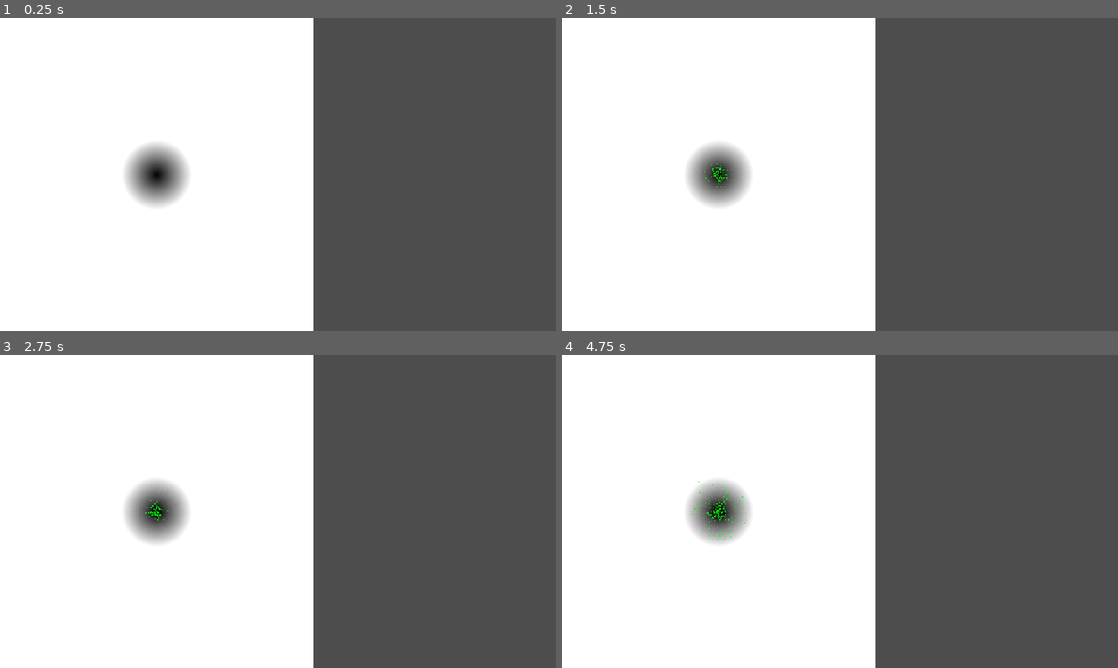
Above: before the commit, frames 1-4 (two rows, left to right).
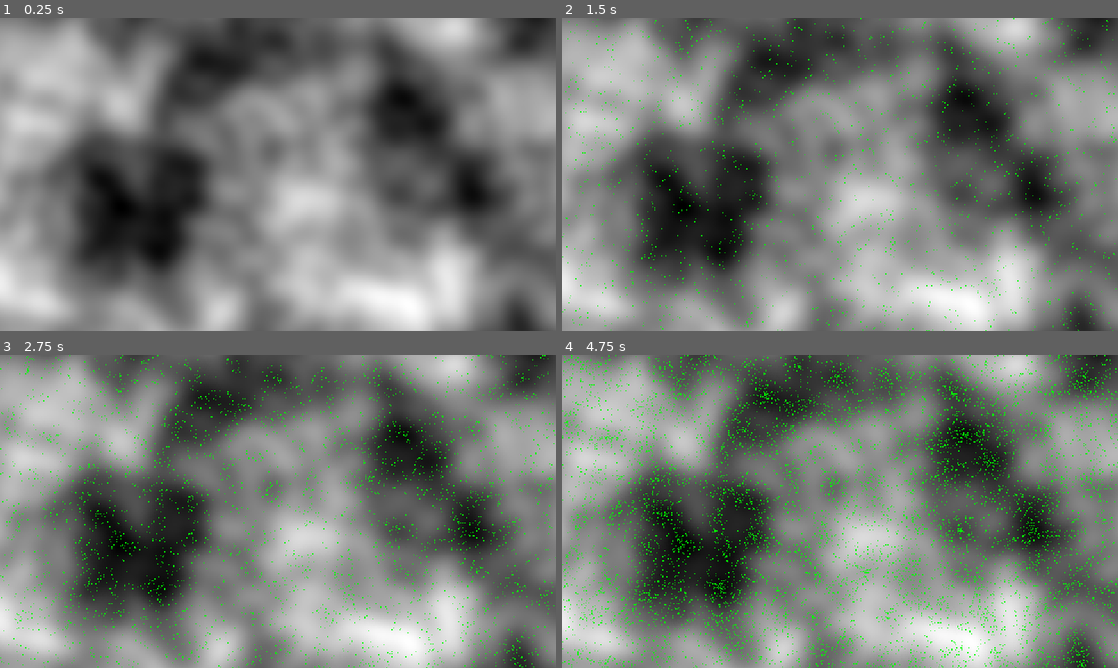
Above: after the commit, the same moments.

Repository: Dams4K/Tipe
Game: Godot game, scene res://move/viewer.tscn
Same seed, same stepped clock (60 frames per second), same inputs: the game is played once before the commit and once after it.
Inputs (mouse positions are in pixels of both pictures, inside the frame that each line leads up to):
- Up to frame 1 (0.25 s): no input
- Up to frame 2 (1.5 s): tap Enter at 0.5 s; move the mouse to (962, 158) at 0.52 s; click (962, 158) at 0.67 s; tap Space at 0.77 s; move the mouse to (728, 190) at 1.27 s; hold S from 1.28 s (still down)
- Up to frame 3 (2.75 s): tap Space at 1.52 s; move the mouse to (333, 442) at 2.02 s; release S at 2.03 s
- Up to frame 4 (4.75 s): move the mouse to (812, 574) at 2.77 s; click (812, 574) at 2.92 s; tap Space at 3.02, 3.77, 4.52 s; move the mouse to (1006, 558) at 3.52 s; hold S from 3.53 s (still down); move the mouse to (673, 464) at 4.27 s

The runs differ from the first frame. In frame 1, 88% of the frame differs, in the area x 0-100%, y 0-100%; in frame 2, 88%; in frame 3, 88%; in frame 4, 89%.

Commit message:
edits stuff not really working

Diff:
--- a/move/canvas.gd
+++ b/move/canvas.gd
@@ -11,7 +11,7 @@
 
 func _ready() -> void:
 	randomize()
-	#await base_texture.changed
+	await base_texture.changed
 
 	var movements_image = Image.create(base_texture.get_width(), base_texture.get_height(), false, Image.FORMAT_RGBA8)
 	var movements_image_texture: ImageTexture = ImageTexture.create_from_image(movements_image)
@@ -50,7 +50,8 @@
 func update():
 	var q = len(droplets)
 	if q != 0:
-		print("Amount of droplets: %s" % q)
+		#print("Amount of droplets: %s" % q)
+		pass
 
 	var droplets_alive: Array[Droplet] = []
 	for droplet: Droplet in droplets:
--- a/move/droplet.gd
+++ b/move/droplet.gd
@@ -9,19 +9,19 @@
 var position: Vector2 = Vector2.ZERO
 
 var direction: Vector2 = Vector2(0, 0)
-var inertia: float = 0.8
+var inertia: float = 0.1
 var velocity: float = 1.0
-var gravity: float = 9.8
+var gravity: float = 0.098
 
-var min_slope: float = 0.1
+var min_slope: float = 0.0
 
 var sediment: float = 0.0
-var capacity: float = 0.4
+var capacity: float = 1.0
 var erosion: float = 0.03
 var deposition: float = 0.03
 
-var water: float = 0.6
-var evaporation: float = 0.05
+var water: float = 1.0
+var evaporation: float = 0.001
 
 var radius: int = 1
 
@@ -91,14 +91,21 @@
 		die()
 		return false
 
-	if out_of_bounds():
-		return false
-
 	iteration += 1
 
 	var old_position = position
 	var old_height = image.get_pixelv(old_position).r
 	move()
+
+	debug(old_position)
+
+	if out_of_bounds():
+		print("OOB")
+		position = old_position
+		die()
+		return false
+
+
 	var new_height = image.get_pixelv(position).r
 	var delta_height = new_height - old_height
 
@@ -107,12 +114,9 @@
 		return false
 
 	var carry_capacity = max(-delta_height, min_slope) * water * capacity * velocity
-	if carry_capacity < 0.001:
-		die()
-		return false
-
 	if delta_height > 0.0 or sediment > carry_capacity:
 		var amount_to_depose: float = min(delta_height, sediment) if delta_height > 0 else (sediment - carry_capacity) * deposition
+		prints("D:", amount_to_depose)
 		depose(amount_to_depose, old_position)
 	else:
 		var amount_to_erode: float = min(-delta_height, (carry_capacity-sediment) * erosion)
@@ -125,7 +129,17 @@
 
 	return true
 
+func debug(old_position):
+	var xy = Vector2i(0, 0)
+	var x1y = Vector2i(1, 0)
+	var xy1 = Vector2i(0, 1)
+	var x1y1 = Vector2i(1, 1)
+	#print()
+	printt(image.get_pixelv(xy).r + image.get_pixelv(x1y).r + image.get_pixelv(xy1).r + image.get_pixelv(x1y1).r + sediment, image.get_pixelv(xy).r, image.get_pixelv(x1y).r, image.get_pixelv(xy1).r, image.get_pixelv(x1y1).r, sediment)
+	#print("----")
+
 func die():
+	prints("Die:", sediment)
 	movements_image.set_pixelv(position, Color(0.0, 0.0, 0.0, 0.0))
 	depose(sediment, position)
 
@@ -142,7 +156,7 @@
 
 		sediment += delta_amount
 
-		var new_color = Color((previous_amount - delta_amount) * Color.WHITE, 1.0)
+		var new_color = Color(previous_amount - delta_amount, previous_amount - delta_amount, previous_amount - delta_amount, 1.0)
 		image.set_pixelv(sub_position, new_color)
 
 	#var previous_amount = image.get_pixelv(old_position).r
@@ -151,26 +165,30 @@
 	#image.set_pixelv(old_position, Color(eroded_amount, eroded_amount, eroded_amount))
 
 func depose(amount: float, old_position: Vector2):
-	var uv: Vector2 = old_position - Vector2(Vector2i(old_position))
+	depose_pixel(old_position, amount)
 
-	var xy = Vector2i(old_position)
-	var x1y = Vector2i(old_position) + Vector2i.RIGHT
-	var xy1 = Vector2i(old_position) + Vector2i.DOWN
-	var x1y1 = Vector2i(old_position) + Vector2i.RIGHT + Vector2i.DOWN
-
-	var xy_amount = amount * (1 - uv.x) * (1 - uv.y)
-	var x1y_amount = amount * uv.x * (1 - uv.y)
-	var xy1_amount = amount * (1 - uv.x) * uv.y
-	var x1y1_amount = amount * uv.x * uv.y
-
-	depose_pixel(xy, xy_amount)
-	depose_pixel(x1y, x1y_amount)
-	depose_pixel(xy1, xy1_amount)
-	depose_pixel(x1y1, x1y1_amount)
+	#var uv: Vector2 = old_position - Vector2(Vector2i(old_position))
+	#
+	#var xy = Vector2i(old_position)
+	#var x1y = Vector2i(old_position) + Vector2i.RIGHT
+	#var xy1 = Vector2i(old_position) + Vector2i.DOWN
+	#var x1y1 = Vector2i(old_position) + Vector2i.RIGHT + Vector2i.DOWN
+	#
+	#print(xy)
+	#
+	#var xy_amount = amount * (1 - uv.x) * (1 - uv.y)
+	#var x1y_amount = amount * uv.x * (1 - uv.y)
+	#var xy1_amount = amount * (1 - uv.x) * uv.y
+	#var x1y1_amount = amount * uv.x * uv.y
+#
+	#depose_pixel(xy, xy_amount)
+	#depose_pixel(x1y, x1y_amount)
+	#depose_pixel(xy1, xy1_amount)
+	#depose_pixel(x1y1, x1y1_amount)
 
 func depose_pixel(pixel_pos: Vector2i, amount: float):
 	var previous_amount = image.get_pixelv(pixel_pos).r
-	var deposed_amount = min(1.0, previous_amount + amount)
+	var deposed_amount = previous_amount + amount
 	sediment -= amount
 	image.set_pixelv(pixel_pos, Color(deposed_amount, deposed_amount, deposed_amount, 1.0))
 
--- a/move/viewer.tscn
+++ b/move/viewer.tscn
@@ -3,17 +3,14 @@
 [ext_resource type="Script" uid="uid://b1wv0d5umfkew" path="res://move/viewer.gd" id="1_pr5dc"]
 [ext_resource type="Script" uid="uid://cyrd3ld6bnjje" path="res://move/canvas.gd" id="2_44i43"]
 
-[sub_resource type="Gradient" id="Gradient_44i43"]
-offsets = PackedFloat32Array(0, 0.279221)
+[sub_resource type="FastNoiseLite" id="FastNoiseLite_44i43"]
+frequency = 0.0025
+fractal_octaves = 3
 
-[sub_resource type="GradientTexture2D" id="GradientTexture2D_47aj1"]
-gradient = SubResource("Gradient_44i43")
-width = 648
+[sub_resource type="NoiseTexture2D" id="NoiseTexture2D_47aj1"]
+width = 1152
 height = 648
-fill = 1
-fill_from = Vector2(0.5, 0.5)
-fill_to = Vector2(0.9, 0.5)
-metadata/_snap_enabled = true
+noise = SubResource("FastNoiseLite_44i43")
 
 [node name="Viewer" type="Node2D"]
 script = ExtResource("1_pr5dc")
@@ -23,7 +20,7 @@
 script = ExtResource("2_44i43")
 timer = NodePath("../Timer")
 movements = NodePath("../Movements")
-base_texture = SubResource("GradientTexture2D_47aj1")
+base_texture = SubResource("NoiseTexture2D_47aj1")
 
 [node name="Movements" type="Sprite2D" parent="."]
 centered = false
@@ -32,5 +29,5 @@
 anchor_mode = 0
 
 [node name="Timer" type="Timer" parent="."]
-wait_time = 0.001
+wait_time = 0.1
 autostart = true
Binary file added: results/after_10114_droplets.jpg
Not shown, added: results/after_10114_droplets.jpg.import
Binary file added: results/after_84_droplets.jpg
Not shown, added: results/after_84_droplets.jpg.import
Binary file added: results/after_9250000_droplets.jpg
Not shown, added: results/after_9250000_droplets.jpg.import
Binary file added: results/template.jpg
Not shown, added: results/template.jpg.import
